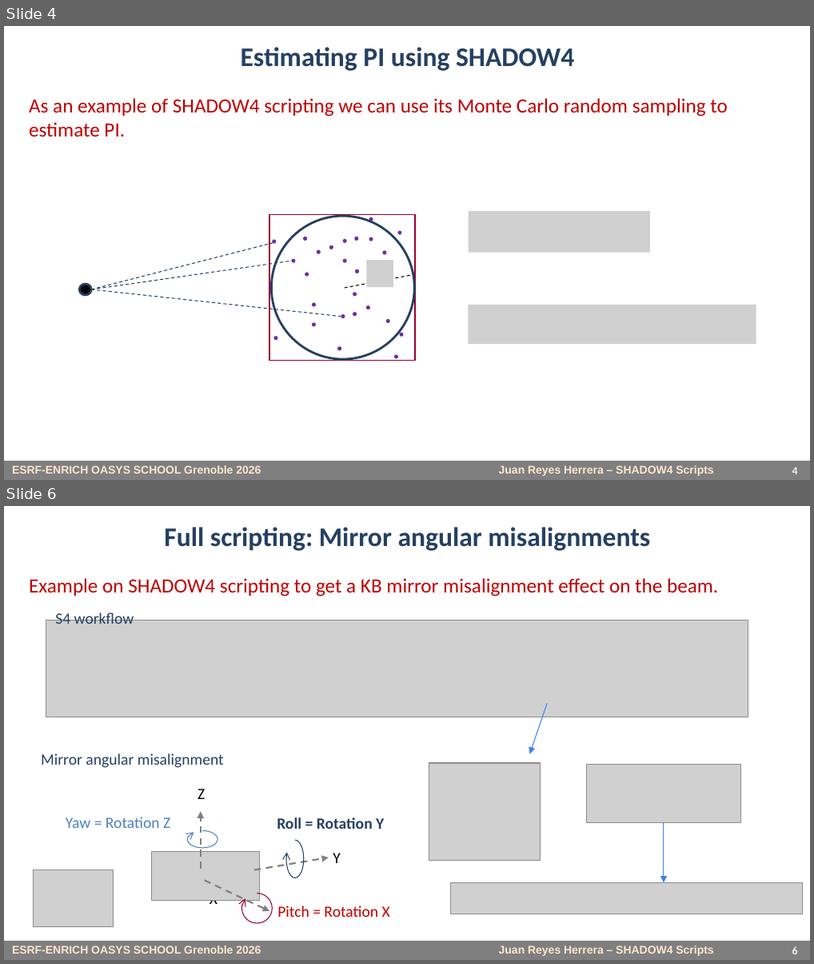
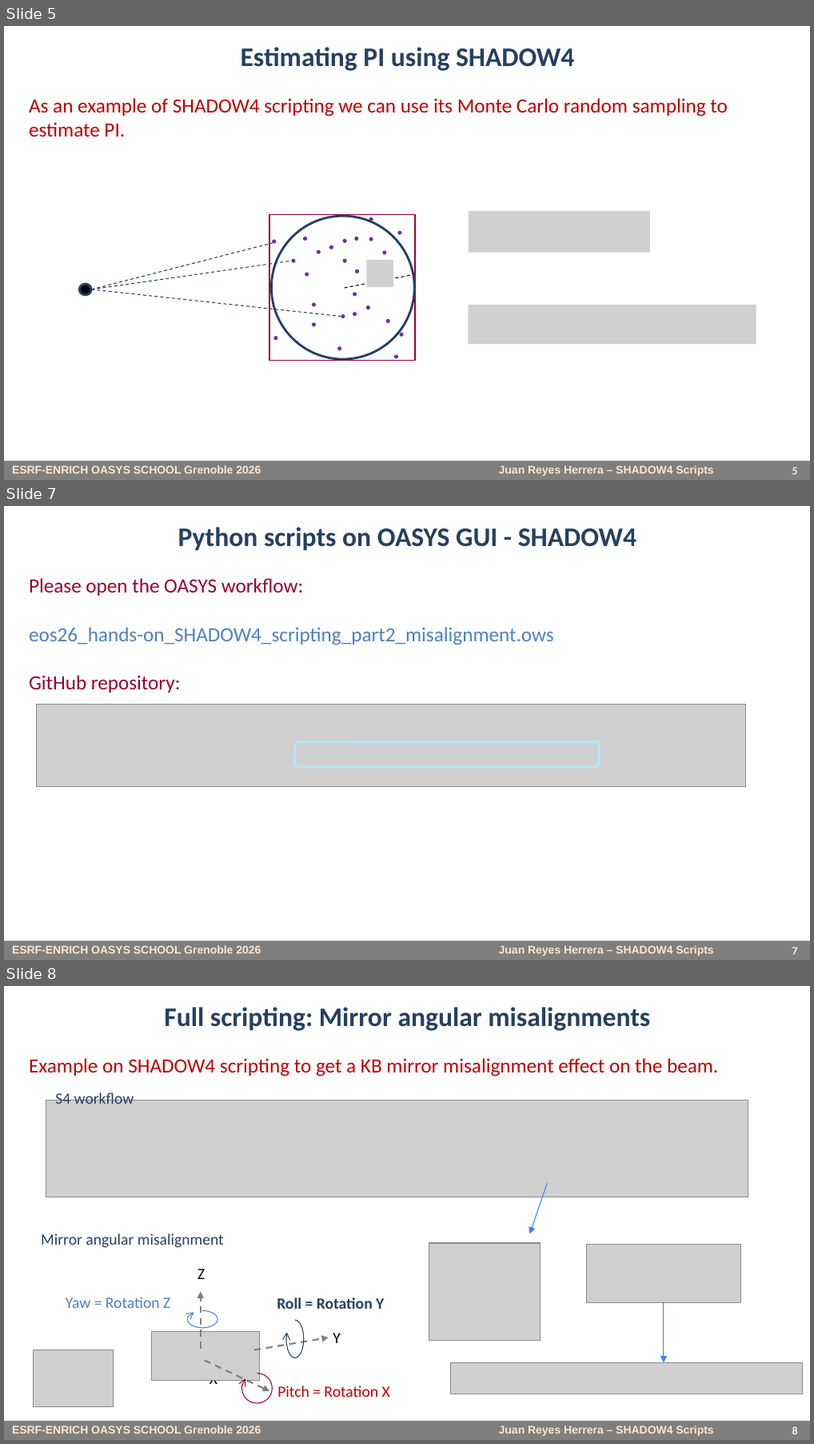
Before and after one commit to oasys-kit/oasys_school_eos26, a slide deck: juanrey/EOS26_Hands-on_scripting_JuanR.pptx. Shown one above the other, each under a label of ours: slides 4 and 6 before the commit, slides 5, 7 and 8 after it; the slides between them are not shown. The pictures are 814x964 and 814x1444 pixels, drawn with LibreOffice and Linux fonts; fonts in the diff are those of the drawing; grey boxes stand for pictures. Boxes give left, top, right and bottom in pixels: in the first picture for what was removed or moved away, otherwise in the second. Text is boxed around its words. In the diff, an @@ line names an element or a change of style, - is before the commit and + after.

```diff
--- a/juanrey/EOS26_Hands-on_scripting_JuanR.pptx
+++ b/juanrey/EOS26_Hands-on_scripting_JuanR.pptx
@@ slide 7 added at box(4, 506, 810, 960), background #FFFFFF; not listed: 1 template element that a slide beside it also shows @@
@@ title added at box(178, 527, 637, 551), 24 pt, text #254061, bold @@
+Python scripts on OASYS GUI - SHADOW4
@@ text added at box(29, 578, 554, 692), 18 pt, text #4F81BD @@
+Please open the OASYS workflow:
+eos26_hands-on_SHADOW4_scripting_part2_misalignment.ows
+GitHub repository:
@@ picture added at box(36, 704, 746, 786) @@
@@ rounded rectangle added at box(295, 741, 600, 767), outline #B3E5FC 2 pt @@
@@ page number added at box(793, 947, 798, 954), 10 pt, text #EFEFEF, bold @@
+7
@@ what was slide 4 is now slide 5 @@
@@ page number at box(793, 467, 798, 474): text changed @@
-4
+5
@@ what was slide 6 is now slide 8 @@
```
Also in this commit, not shown: 1 slide changed, 1 other slide added, 3 other files.
